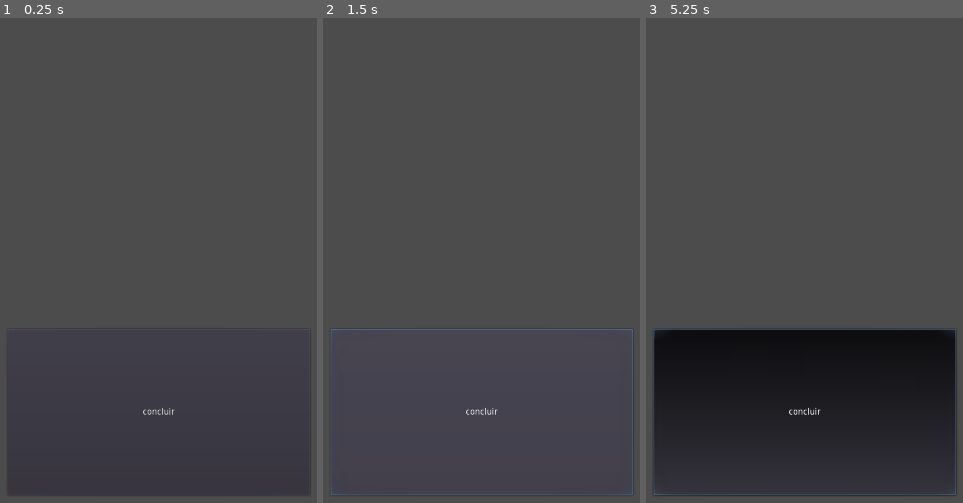
Above: before the commit, frames 1-3 (left to right).
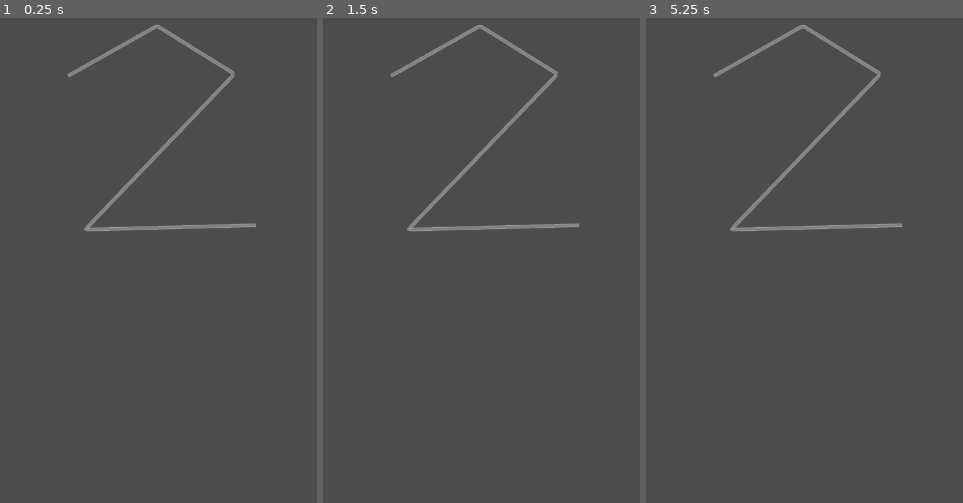
Above: after the commit, the same moments.

Repository: LongHairedSkeleton/Project-ABC
Game: Godot game, scene res://drawing.tscn
The game is run twice, just before and just after one commit, with the same random seed, the same clock (stepped at 60 frames per second) and the same inputs. The project has no main scene, so this scene is started directly.
Inputs (mouse positions are in pixels of both pictures, inside the frame that each line leads up to):
- Up to frame 1 (0.25 s): no input
- Up to frame 2 (1.5 s): click (481, 410) at 0.5 s, where only the run before the commit has a clickable "concluir"; click (481, 410) at 1.25 s, where only the run before the commit has a clickable "concluir"
- Up to frame 3 (5.25 s): click (804, 410) at 2 s, where only the run before the commit has a clickable "concluir"; tap Enter at 2.75, 3.05, 3.6, 4.25 s; move the mouse to (912, 168) at 2.77 s; tap G at 2.85, 4.55, 5.1 s; click (912, 168) at 2.92 s; tap Space at 3.5, 5 s; move the mouse to (722, 250) at 3.52 s; click (722, 250) at 3.67 s; tap Keypad Enter at 3.8, 4.35 s; move the mouse to (858, 32) at 4.27 s; click (858, 32) at 4.42 s; move the mouse to (791, 367) at 5.02 s; click (791, 367) at 5.17 s

The runs differ from the first frame. In frame 1, 1.5% of the frame differs, in the area x 21-81%, y 1-82%; in frame 2, 1.9%; in frame 3, 34%, in the area x 2-99%, y 1-99%.

Commit message:
added a bunch of new questions to problems, division and multiplication

Diff:
--- a/Math.gd
+++ b/Math.gd
@@ -1,7 +1,7 @@
 extends Control
 
 var resultado_final = 0
-enum types {simple, problems}
+enum types {simple, problems, simple_plus}
 export (types) var problem_type = types.simple
 
 func _ready():
@@ -17,24 +17,88 @@
 	var Number1 = (randi() % 10) + 1
 	var Number2 = (randi() % 10) + 1
 
+	var Sinais = ["+", "-"]
+	var SinalSorteado = Sinais[randi() % Sinais.size()]
+
 	if problem_type == types.simple:
-		var Sinais = ["+", "-"]
-		var SinalSorteado = Sinais[randi() % Sinais.size()]
+		Sinais = ["+", "-"]
 
-		if SinalSorteado == "+":
-			resultado_final = Number1 + Number2
-		else:
-			resultado_final = Number1 - Number2
+	if problem_type == types.simple_plus:
+		Sinais = ["+", "-", "×", "÷"]
+		SinalSorteado = Sinais[randi() % Sinais.size()]
 
 		$TextureRect/Label.text = str(Number1) + " " + SinalSorteado + " " + str(Number2)
+
+	if SinalSorteado == "+":
+		resultado_final = Number1 + Number2
+	if SinalSorteado == "-":
+		resultado_final = Number1 - Number2
+	if SinalSorteado == "×":
+		resultado_final = Number1 * Number2
+	if SinalSorteado == "÷":
+		# Enquanto o resto da divisão não for 0, sorteia novos números
+		while Number1 % Number2 != 0:
+			Number1 = (randi() % 10) + 1
+			Number2 = (randi() % 10) + 1
+
+		# Atualiza o texto da Label com os novos números válidos
+		$TextureRect/Label.text = str(Number1) + " " + SinalSorteado + " " + str(Number2)
+		resultado_final = Number1 / Number2
 
 	elif problem_type == types.problems:
 		# Define problems with their math type
 		var problems = [
-			{"text": "Ana tinha %s moedas e perdeu %s. Quantas sobraram?", "op": "-"},
-			{"text": "João tinha %s balas e ganhou %s. Quantas tem agora?", "op": "+"}
-		]
-
+{"text": "Ana tinha %s moedas e perdeu %s. Quantas sobraram?", "op": "-"},
+		{"text": "João tinha %s balas e ganhou %s. Quantas tem agora?", "op": "+"},
+		{"text": "Carlos comprou %s maçãs e comeu %s. Quantas restaram?", "op": "-"},
+		{"text": "Marina tinha %s figurinhas e ganhou mais %s. Quantas possui agora?", "op": "+"},
+		{"text": "Um ônibus tinha %s passageiros e %s desceram. Quantos ficaram?", "op": "-"},
+		{"text": "Pedro encontrou %s reais e depois achou mais %s. Quanto dinheiro ele tem?", "op": "+"},
+		{"text": "Uma caixa tinha %s lápis e %s foram usados. Quantos sobraram?", "op": "-"},
+		{"text": "Sofia tinha %s flores e recebeu mais %s. Quantas flores ela tem agora?", "op": "+"},
+		{"text": "Lucas tinha %s vidas no jogo e perdeu %s. Quantas restam?", "op": "-"},
+		{"text": "Uma fazenda tinha %s galinhas e nasceram mais %s. Quantas há agora?", "op": "+"},
+		{"text": "Um tanque tinha %s litros de água e %s litros foram usados. Quantos sobraram?", "op": "-"},
+		{"text": "Bianca tinha %s livros e comprou mais %s. Quantos livros ela possui?", "op": "+"},
+		{"text": "Rafael tinha %s carrinhos e deu %s para um amigo. Quantos ficaram?", "op": "-"},
+		{"text": "Clara tinha %s adesivos e ganhou mais %s. Quantos adesivos ela tem?", "op": "+"},
+		{"text": "Uma árvore tinha %s frutas e %s caíram. Quantas sobraram?", "op": "-"},
+		{"text": "Miguel juntou %s pedras e encontrou mais %s. Quantas pedras ele possui?", "op": "+"},
+		{"text": "Laura tinha %s chocolates e comeu %s. Quantos restaram?", "op": "-"},
+		{"text": "Felipe tinha %s moedas e ganhou mais %s. Quantas moedas ele possui?", "op": "+"},
+		{"text": "Uma biblioteca tinha %s revistas e %s foram retiradas. Quantas ficaram?", "op": "-"},
+		{"text": "Camila tinha %s canetas e comprou mais %s. Quantas ela tem agora?", "op": "+"},
+		{"text": "Henrique tinha %s cartas e perdeu %s. Quantas sobraram?", "op": "-"},
+		{"text": "Juliana tinha %s bonecas e ganhou mais %s. Quantas bonecas ela possui?", "op": "+"},
+		{"text": "Um estacionamento tinha %s carros e %s saíram. Quantos ficaram?", "op": "-"},
+		{"text": "Gustavo tinha %s peixes no aquário e comprou mais %s. Quantos peixes há agora?", "op": "+"},
+		{"text": "Alice tinha %s cupcakes e vendeu %s. Quantos sobraram?", "op": "-"},
+		{"text": "Um trem levava %s passageiros e entraram mais %s. Quantos há agora?", "op": "+"},
+		{"text": "Daniel tinha %s folhas e rasgou %s. Quantas sobraram?", "op": "-"},
+		{"text": "Helena tinha %s pulseiras e ganhou mais %s. Quantas ela possui?", "op": "+"},
+		{"text": "Uma escola tinha %s computadores e %s quebraram. Quantos restaram?", "op": "-"},
+		{"text": "Samuel tinha %s moedas douradas e encontrou mais %s. Quantas ele tem?", "op": "+"},
+		{"text": "Valentina tinha %s bolinhas de gude e perdeu %s. Quantas sobraram?", "op": "-"},
+		{"text": "Um mercado tinha %s caixas e chegaram mais %s. Quantas há agora?", "op": "+"},
+		{"text": "Eduardo tinha %s pipas e %s rasgaram. Quantas sobraram?", "op": "-"},
+		{"text": "Nicole tinha %s colares e comprou mais %s. Quantos colares ela possui?", "op": "+"},
+		{"text": "Uma praia tinha %s guarda-sóis e %s foram fechados. Quantos ficaram abertos?", "op": "-"},
+		{"text": "Thiago tinha %s estrelas no jogo e ganhou mais %s. Quantas possui agora?", "op": "+"},
+		{"text": "Beatriz tinha %s cookies e comeu %s. Quantos sobraram?", "op": "-"},
+		{"text": "Arthur tinha %s peças de lego e ganhou mais %s. Quantas peças ele tem?", "op": "+"},
+		{"text": "Uma loja tinha %s camisetas e vendeu %s. Quantas restaram?", "op": "-"},
+		{"text": "Lorena tinha %s flores e plantou mais %s. Quantas flores existem agora?", "op": "+"},
+		{"text": "Um navio tinha %s tripulantes e %s desembarcaram. Quantos ficaram?", "op": "-"},
+		{"text": "Caio tinha %s diamantes no jogo e encontrou mais %s. Quantos possui?", "op": "+"},
+		{"text": "Melissa tinha %s sorvetes e vendeu %s. Quantos sobraram?", "op": "-"},
+		{"text": "Uma vila tinha %s habitantes e chegaram mais %s. Quantos habitantes há agora?", "op": "+"},
+		{"text": "Igor tinha %s revistas e perdeu %s. Quantas sobraram?", "op": "-"},
+		{"text": "Fernanda tinha %s brinquedos e ganhou mais %s. Quantos brinquedos ela possui?", "op": "+"},
+		{"text": "Um jardim tinha %s rosas e %s murcharam. Quantas sobraram?", "op": "-"},
+		{"text": "Vinícius tinha %s pontos e marcou mais %s. Quantos pontos possui agora?", "op": "+"},
+		{"text": "Uma mochila tinha %s cadernos e %s foram retirados. Quantos sobraram?", "op": "-"},
+		{"text": "Patrícia tinha %s moedas de prata e encontrou mais %s. Quantas ela possui?", "op": "+"}
+	]
 		var choice = problems[randi() % problems.size()]
 
 		# Perform the correct math based on the chosen story
--- a/Math.tscn
+++ b/Math.tscn
@@ -27,7 +27,7 @@
 margin_right = 2.0
 margin_bottom = -10.0
 script = ExtResource( 1 )
-problem_type = 1
+problem_type = 2
 
 [node name="TextureRect" type="TextureRect" parent="."]
 anchor_right = 1.0
@@ -66,6 +66,7 @@
 autowrap = true
 
 [node name="Button" type="Button" parent="TextureRect"]
+self_modulate = Color( 1, 1, 1, 0 )
 margin_left = 147.0
 margin_top = 789.0
 margin_right = 491.0
@@ -81,6 +82,7 @@
 align = 1
 
 [node name="Button2" type="Button" parent="TextureRect"]
+self_modulate = Color( 1, 1, 1, 0 )
 margin_left = 510.0
 margin_top = 793.0
 margin_right = 855.0
@@ -96,6 +98,7 @@
 align = 1
 
 [node name="Button3" type="Button" parent="TextureRect"]
+self_modulate = Color( 1, 1, 1, 0 )
 margin_left = 140.0
 margin_top = 929.0
 margin_right = 503.0
@@ -111,6 +114,7 @@
 align = 1
 
 [node name="Button4" type="Button" parent="TextureRect"]
+self_modulate = Color( 1, 1, 1, 0 )
 margin_left = 517.0
 margin_top = 936.0
 margin_right = 861.0
--- a/drawing.gd
+++ b/drawing.gd
@@ -7,25 +7,62 @@
 const MAX_POINTS = 5000
 const ERASE_RADIUS = 50.0 # Aumentei um pouco para facilitar
 
+onready var path_node = $Path2D # Nome do seu nó Path2D
+
+func _ready():
+	# Pega os pontos da curva desenhada no editor e guarda no guia
+	if has_node("Path2D"):
+		guide_points = $Path2D.curve.get_baked_points()
+
 func _input(event):
+	# 1. Primeiro verificamos cliques (para saber se começou/parou de desenhar)
 	if event is InputEventMouseButton:
 		if event.button_index == BUTTON_LEFT:
 			drawing = event.pressed
 			if drawing and get_total_points() < MAX_POINTS:
 				lines.append([event.position])
+				# Opcional: Resetar progresso ao começar novo traço
+				# next_point_index = 0
 
 		elif event.button_index == BUTTON_RIGHT:
 			erasing = event.pressed
 			if erasing:
 				erase_at_position(event.position)
 
+	# 2. Depois verificamos movimento (para adicionar pontos e checar a sequência)
 	elif event is InputEventMouseMotion:
 		if drawing and get_total_points() < MAX_POINTS:
-			lines[-1].append(event.position)
+			var current_pos = event.position
+			lines[-1].append(current_pos)
+
+			# Lógica da sequência (o que causava o erro se estivesse no lugar errado)
+			if next_point_index < guide_points.size():
+				var target = guide_points[next_point_index]
+				if current_pos.distance_to(target) < MATCH_DISTANCE:
+					next_point_index += 1
+					print("Atingiu ponto: ", next_point_index)
+
 			update()
+
 		elif erasing:
 			erase_at_position(event.position)
 			update()
+	 # Se apertar a tecla "G", transforma o último desenho feito em guia
+	if event is InputEventKey and event.pressed and event.scancode == KEY_G:
+		if lines.size() > 0:
+			guide_points = lines[-1]
+			next_point_index = 0
+			print("Novo guia definido com ", guide_points.size(), " pontos!")
+
+	if event is InputEventKey and event.pressed:
+		if event.scancode == KEY_ENTER or event.scancode == KEY_KP_ENTER:
+			var precisao = calcular_precisao()
+			var porcentagem = precisao * 100
+
+			if precisao > 0.8: # Se acertou mais de 80%
+				print("Muito bem! Precisão: ", stepify(porcentagem, 0.1), "%")
+			else:
+				print("Tente novamente. Precisão: ", stepify(porcentagem, 0.1), "%")
 
 func erase_at_position(pos):
 	var new_lines_list = []
@@ -58,6 +95,10 @@
 	return count
 
 func _draw():
+	# Desenha o guia pontilhado ou transparente
+	if guide_points.size() > 1:
+		draw_polyline(guide_points, Color(1, 1, 1, 0.3), 5.0, true)
+
 	var line_color = Color(0.1, 0.5, 1.56)
 	var line_width = 20
 
@@ -69,3 +110,45 @@
 	if erasing:
 		# Também desativado aqui para o círculo da borracha
 		draw_arc(get_local_mouse_position(), ERASE_RADIUS, 0, TAU, 24, Color.yellow, 1.5, false)
+
+const MATCH_THRESHOLD = 30.0 # Quão perto o jogador deve estar do ponto
+var guide_points = [Vector2(100, 100), Vector2(200, 100), Vector2(300, 200)] # Seu gabarito
+var next_point_index = 0 # Qual ponto o jogador deve atingir agora
+const MATCH_DISTANCE = 40.0 # Tolerância de erro em pixels
+
+func check_match() -> float:
+	var hits = 0
+
+	for target in guide_points:
+		var found = false
+		for line in lines:
+			for p in line:
+				if p.distance_to(target) < MATCH_THRESHOLD:
+					hits += 1
+					found = true
+					break # Já encontrou este ponto do guia, pula para o próximo
+			if found: break
+
+	# Retorna a porcentagem de acerto (0.0 a 1.0)
+	return float(hits) / float(guide_points.size())
+
+func calcular_precisao() -> float:
+	if guide_points.size() == 0:
+		print("Erro: Nenhum guia definido!")
+		return 0.0
+
+	var pontos_atingidos = 0
+
+	for target in guide_points:
+		var atingiu_ponto = false
+		for line in lines:
+			for p in line:
+				if p.distance_to(target) < 30.0: # 30 pixels de tolerância
+					atingiu_ponto = true
+					break
+			if atingiu_ponto: break
+
+		if atingiu_ponto:
+			pontos_atingidos += 1
+
+	return float(pontos_atingidos) / float(guide_points.size())
--- a/drawing.tscn
+++ b/drawing.tscn
@@ -1,13 +1,14 @@
-[gd_scene load_steps=2 format=2]
+[gd_scene load_steps=3 format=2]
 
 [ext_resource path="res://drawing.gd" type="Script" id=1]
+
+[sub_resource type="Curve2D" id=1]
+_data = {
+"points": PoolVector2Array( 0, 0, 0, 0, 202, 427, 0, 0, 0, 0, 344, 347, 0, 0, 0, 0, 468, 424, 0, 0, 0, 0, 229, 673, 0, 0, 0, 0, 502, 666 )
+}
 
 [node name="Control" type="Node2D"]
 script = ExtResource( 1 )
 
-[node name="Button" type="Button" parent="."]
-margin_left = 105.0
-margin_top = 832.0
-margin_right = 589.0
-margin_bottom = 1098.0
-text = "concluir"
+[node name="Path2D" type="Path2D" parent="."]
+curve = SubResource( 1 )
--- a/project.godot
+++ b/project.godot
@@ -10,7 +10,7 @@
 
 [application]
 
-config/name="WalterWhite"
+config/name="EDU Simples"
 config/icon="res://icon.png"
 
 [display]
